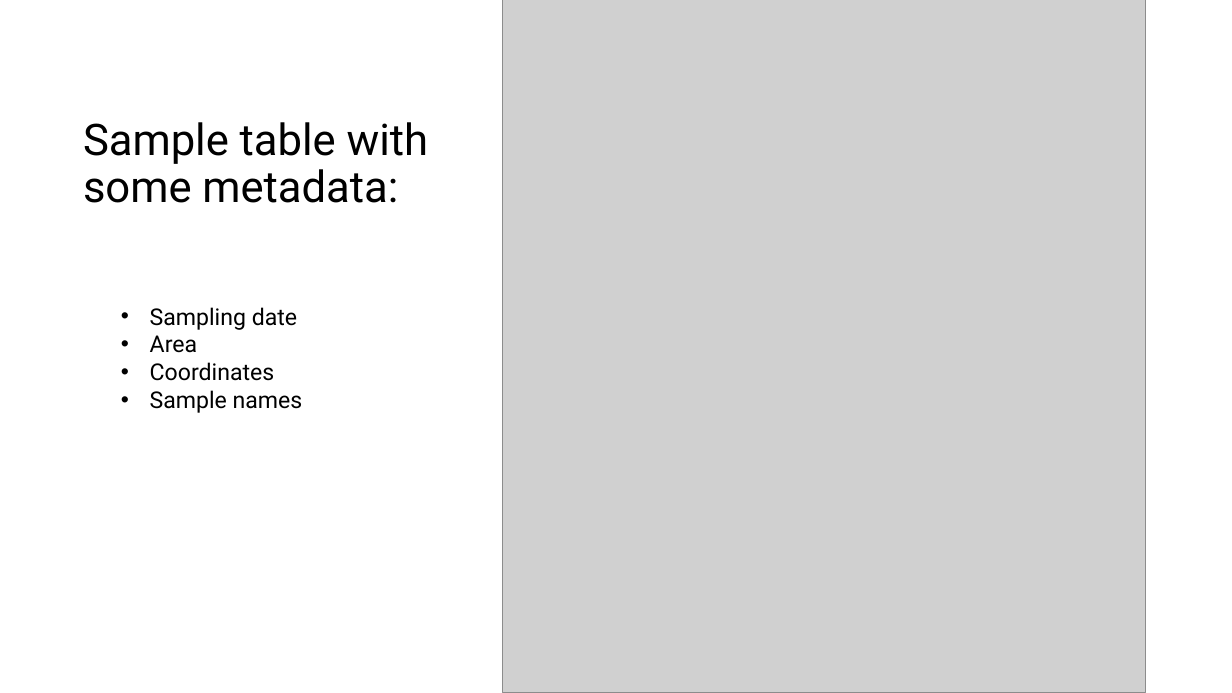
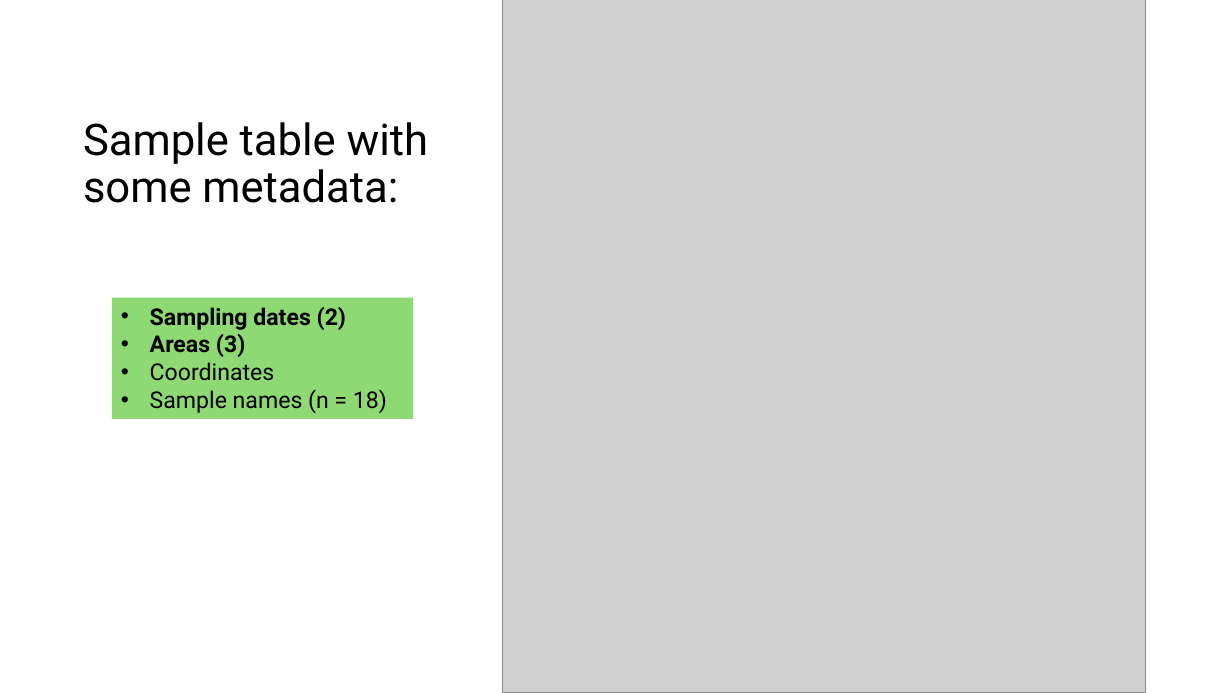
Before and after one commit to biosustain/dsp_metagenomics_training, a slide deck: slide 4 of course_contents/DataProcessing_taxprofiler.pptx. Drawn at 1232x693 pixels with LibreOffice and Linux fonts; fonts in the diff are those of the drawing; grey boxes stand for pictures. Boxes give left, top, right and bottom in pixels: in the first picture for what was removed or moved away, otherwise in the second. Text is boxed around its words. In the diff, an @@ line names an element or a change of style, - is before the commit and + after.

```diff
--- a/course_contents/DataProcessing_taxprofiler.pptx
+++ b/course_contents/DataProcessing_taxprofiler.pptx
@@ rectangle "Sampling dates (2)": place and size @@
-rectangle "Sampling dates (2)" at (150,307,303,413)
+rectangle "Sampling dates (2)" at (112,298,413,419)
@@ rectangle "Sampling dates (2)" at (112,298,413,419): fill none to #8ED973 @@
@@ text in rectangle at (150,307,346,357): text changed; bold on @@
-• Sampling date
-• Area
+• Sampling dates (2)
+• Areas (3)
@@ text in rectangle at (150,389,387,413): text changed @@
-• Sample names
+• Sample names (n = 18)
```
Also in this commit, not shown: 3 other slides changed, 3 other files.
